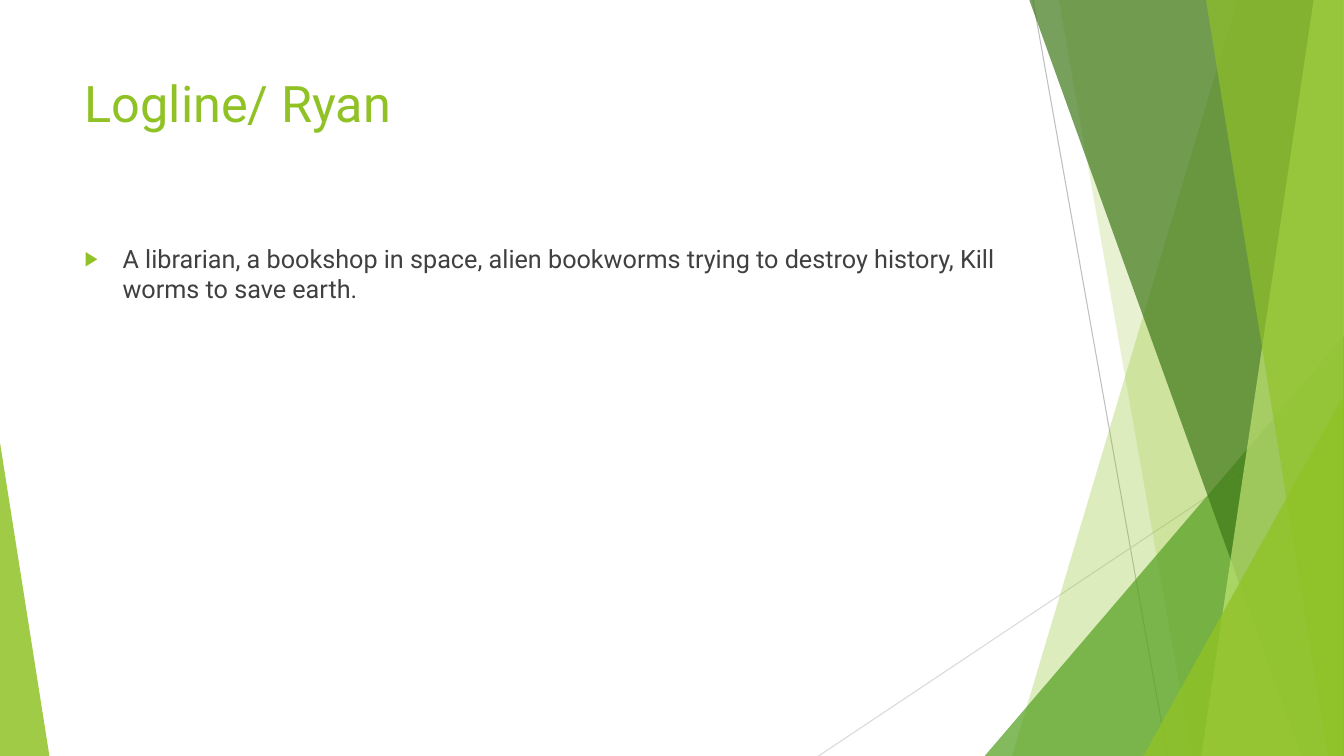
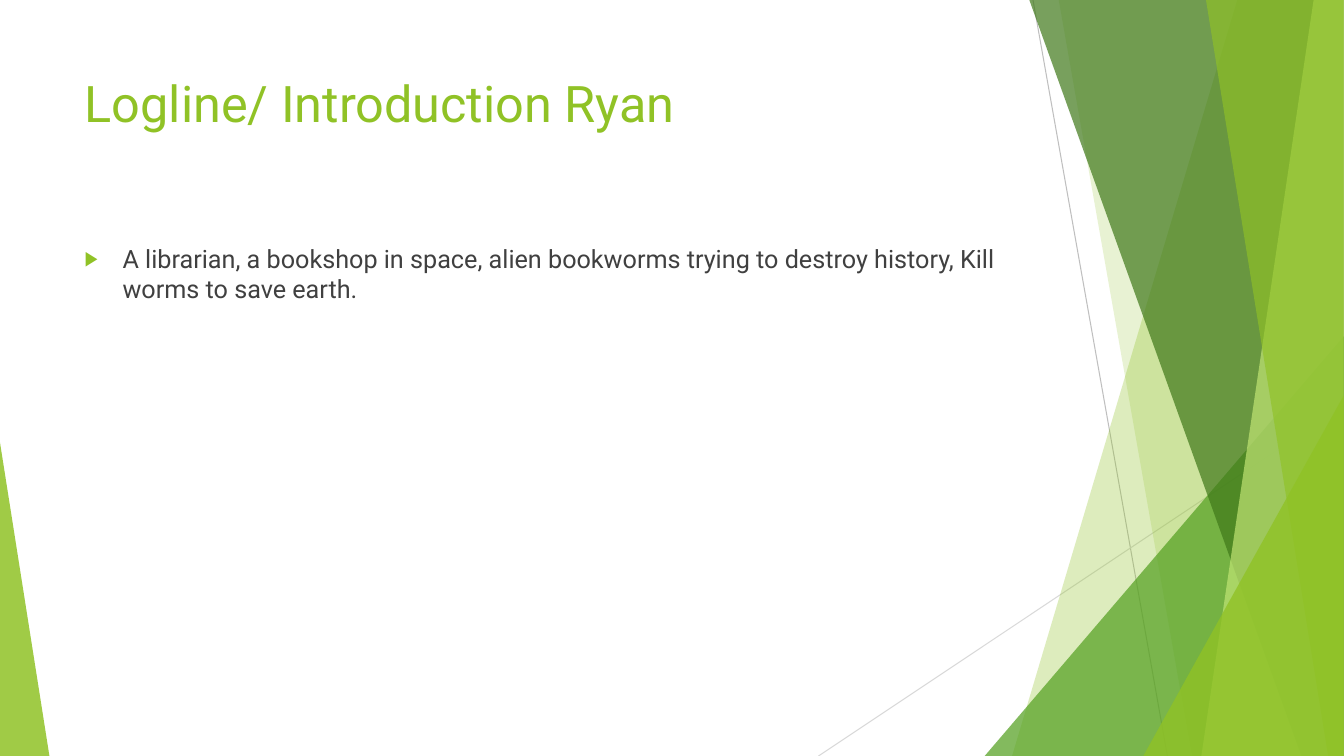
Before and after one commit to UoSGamesGroups/first-semester-l4-5-group-14, a slide deck: slide 2 of Group 14.pptx. Drawn at 1344x756 pixels with LibreOffice and Linux fonts; fonts in the diff are those of the drawing. Boxes give left, top, right and bottom in pixels: in the first picture for what was removed or moved away, otherwise in the second. Text is boxed around its words. In the diff, an @@ line names an element or a change of style, - is before the commit and + after.

```diff
--- a/Group 14.pptx
+++ b/Group 14.pptx
@@ title at box(85, 84, 675, 133): text changed @@
-Logline/ Ryan
+Logline/ Introduction Ryan
```
Also in this commit, not shown: 1 other slide changed, 1 slide added.
